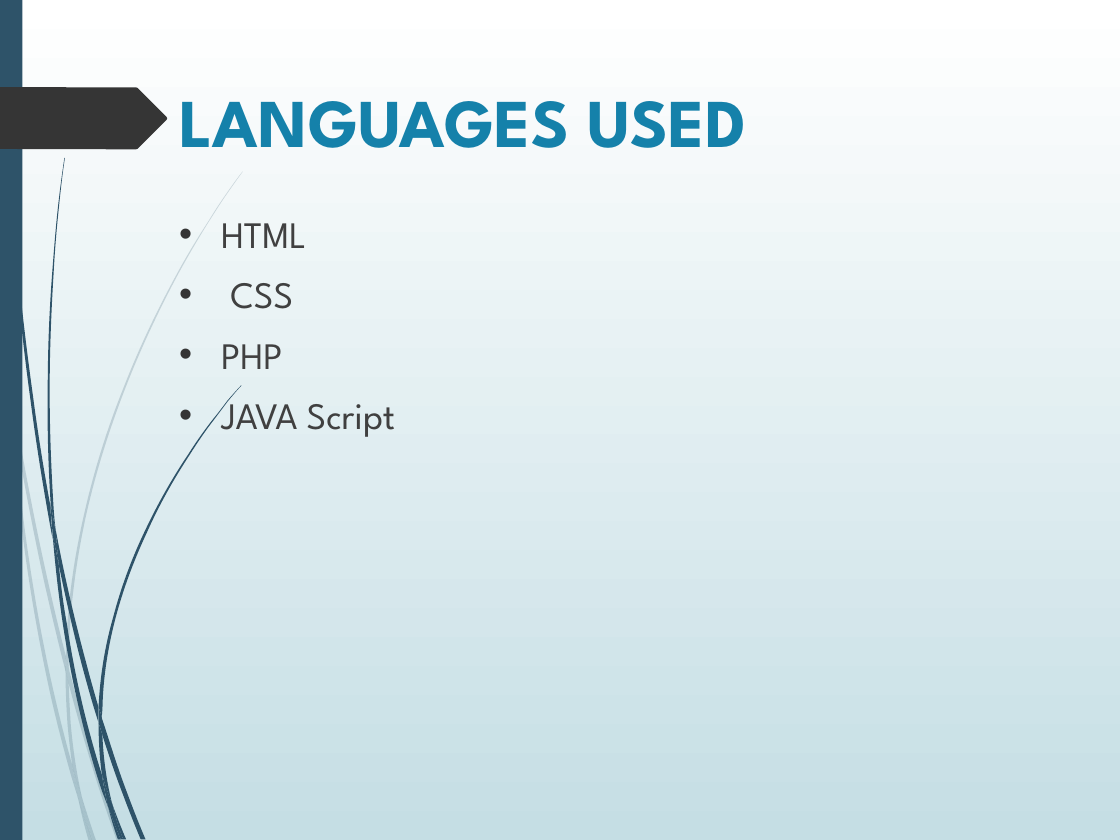
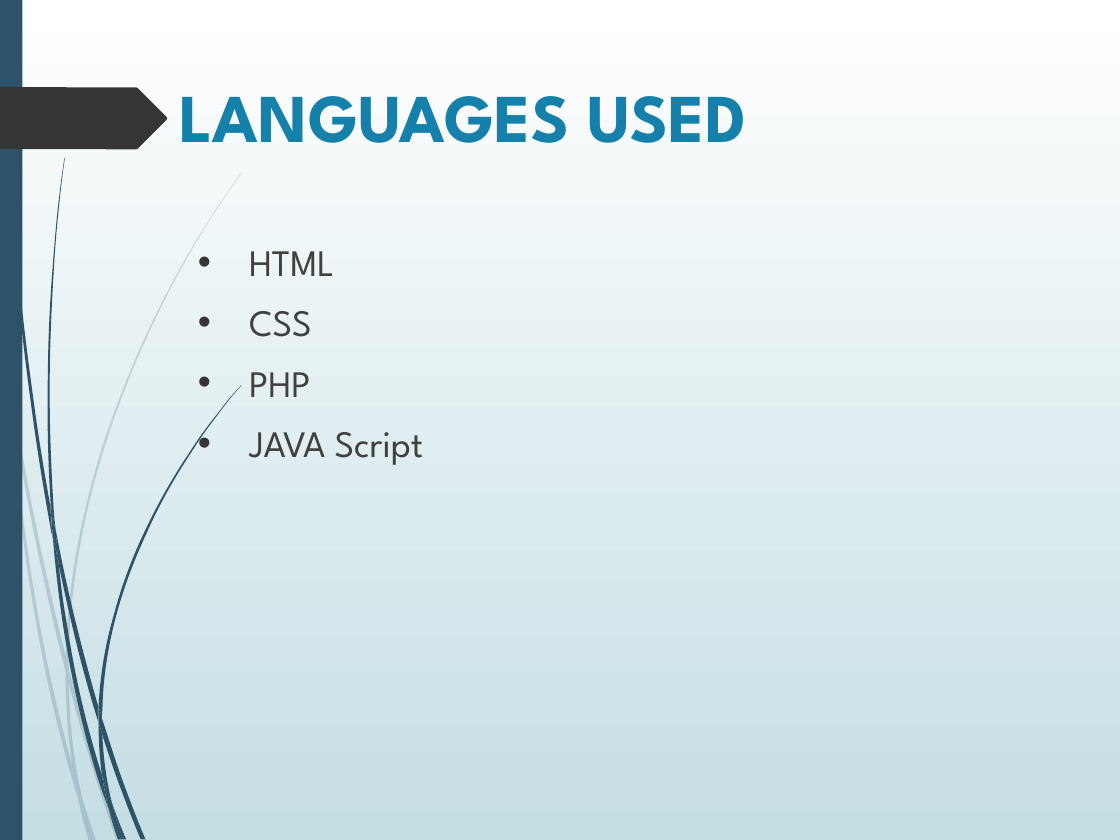
Before and after one commit to aayushi20221/Cloud-Based-Buss-Pass-System, a slide deck: slide 5 of ppt.pptx. Drawn at 1120x840 pixels with LibreOffice and Linux fonts; fonts in the diff are those of the drawing. Boxes give left, top, right and bottom in pixels: in the first picture for what was removed or moved away, otherwise in the second. Text is boxed around its words. In the diff, an @@ line names an element or a change of style, - is before the commit and + after.

```diff
--- a/ppt.pptx
+++ b/ppt.pptx
@@ title "LANGUAGES USED": place and size @@
-title "LANGUAGES USED" at bbox=[179, 101, 746, 148]
+title "LANGUAGES USED" at bbox=[179, 96, 746, 143]
@@ text "HTML": place and size @@
-text "HTML" at bbox=[221, 223, 395, 437]
+text "HTML" at bbox=[249, 251, 423, 465]
```
Also in this commit, not shown: 1 other slide changed, 2 slides added, 1 slide removed.
